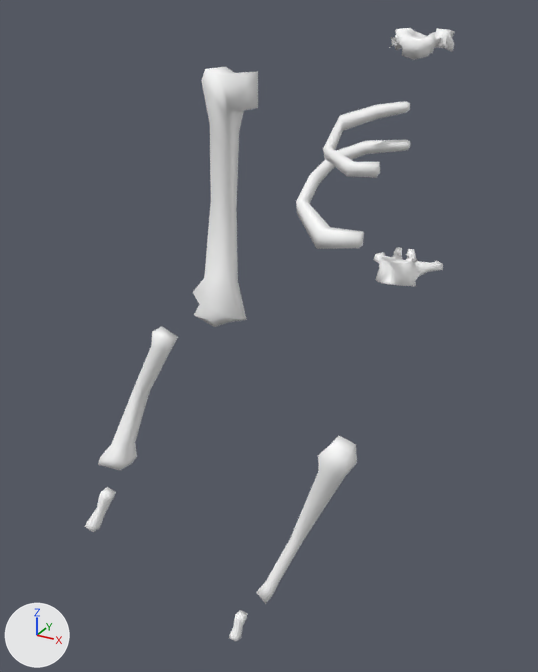
What one commit did to the OBJ model StealWorks GameJam/Assets/Models/Bones/Bone_Rib_S.obj.
Rendered twice from a camera (50 mm lens) standing at (5.26, -15.29, 34.92) and looking at (-3.87, 1.32, 26.62). The lights are fixed; the arrows at lower left show +X, +Y and +Z. Where no turn or scale is listed for an object, it has been applied to the vertices.

Names of what the first picture shows: 'BONES_ARM.R.002', 'BONES_ARM.R.003', 'BONES_ARM.R.004', 'BONES_ARM.R.013', 'BONES_ARM.R.019', 'BONES_RIBCAGE.006', 'BONES_RIBCAGE.010', 'BONES_SPINE.009', 'BONES_SPINE.018'.
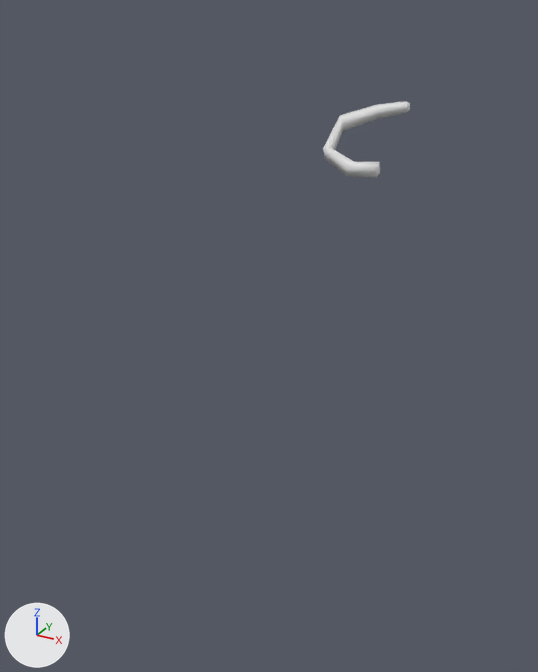
The newer file is also turned or shifted as a whole; pictures and numbers use the older file's frame.

What differs and where, as boxes [x1, y1, x2, y2] in the pictures (538 x 672 px):
'BONES_ARM.R.002', deleted: before [193, 67, 258, 327]
'BONES_ARM.R.004', deleted: before [257, 435, 357, 604]
'BONES_ARM.R.003', deleted: before [98, 326, 178, 470]
'BONES_RIBCAGE.010', deleted: before [296, 140, 410, 249]
'BONES_RIBCAGE.006', shading changed: [323, 101, 410, 178] in both
'BONES_SPINE.009', deleted: before [373, 247, 443, 286]
'BONES_SPINE.018', deleted: before [389, 28, 455, 60]
'BONES_ARM.R.013', deleted: before [85, 487, 116, 532]
'BONES_ARM.R.019', deleted: before [229, 610, 248, 641]

The change, as a diff of the scene's bpy script:
```diff
--- a/StealWorks GameJam/Assets/Models/Bones/Bone_Rib_S.obj.py
+++ b/StealWorks GameJam/Assets/Models/Bones/Bone_Rib_S.obj.py
@@ me_bones_ribcage_006 @@
 me_bones_ribcage_006.from_pydata(...)  # 28 vertices, 26 faces; spans x -1.91..-0.19, y -0.87..1.62, z 31.67..33.03
 # used by ob_bones_ribcage_006; location = (0.0, 0.0, 0.0)
+# me_bones_ribcage_006 part 1: its shading normals changed
 me_bones_ribcage_006.materials.append(mat_material_001)
@@ ob_bones_arm_r_002 @@
-ob_bones_arm_r_002 = bpy.data.objects.new('BONES_ARM.R.002', me_bones_arm_r_002)
-ob_bones_arm_r_002.location = (0.0, 0.0, 0.0)
@@ ob_bones_arm_r_003 @@
-ob_bones_arm_r_003 = bpy.data.objects.new('BONES_ARM.R.003', me_bones_arm_r_003)
-ob_bones_arm_r_003.location = (0.0, 0.0, 0.0)
@@ ob_bones_arm_r_004 @@
-ob_bones_arm_r_004 = bpy.data.objects.new('BONES_ARM.R.004', me_bones_arm_r_004)
-ob_bones_arm_r_004.location = (0.0, 0.0, 0.0)
@@ ob_bones_arm_r_013 @@
-ob_bones_arm_r_013 = bpy.data.objects.new('BONES_ARM.R.013', me_bones_arm_r_013)
-ob_bones_arm_r_013.location = (0.0, 0.0, 0.0)
@@ ob_bones_arm_r_019 @@
-ob_bones_arm_r_019 = bpy.data.objects.new('BONES_ARM.R.019', me_bones_arm_r_019)
-ob_bones_arm_r_019.location = (0.0, 0.0, 0.0)
@@ ob_bones_ribcage_010 @@
-ob_bones_ribcage_010 = bpy.data.objects.new('BONES_RIBCAGE.010', me_bones_ribcage_010)
-ob_bones_ribcage_010.location = (0.0, 0.0, 0.0)
@@ ob_bones_spine_009 @@
-ob_bones_spine_009 = bpy.data.objects.new('BONES_SPINE.009', me_bones_spine_009)
-ob_bones_spine_009.location = (0.0, 0.0, 0.0)
@@ ob_bones_spine_018 @@
-ob_bones_spine_018 = bpy.data.objects.new('BONES_SPINE.018', me_bones_spine_018)
-ob_bones_spine_018.location = (0.0, 0.0, 0.0)
```
